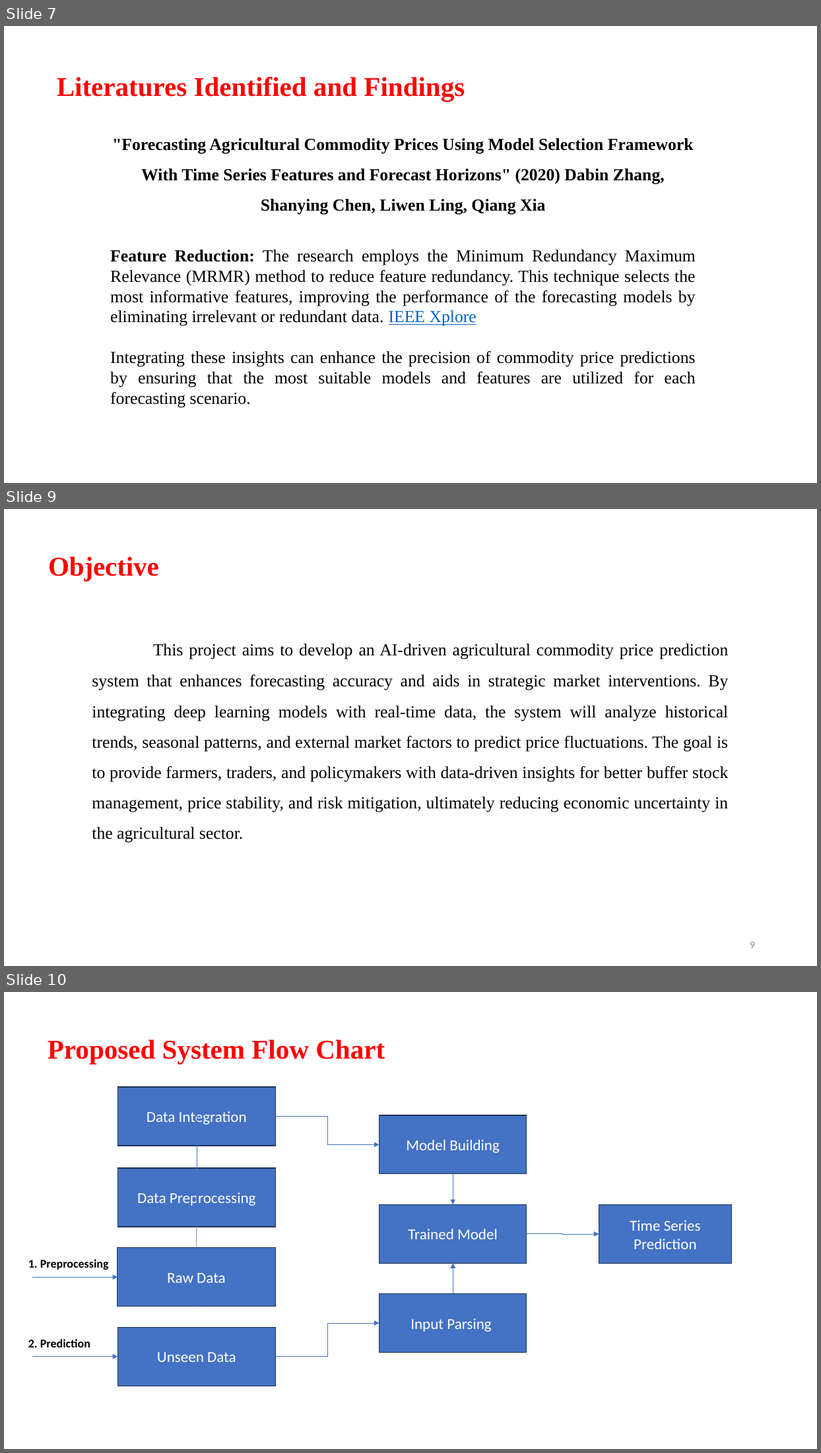
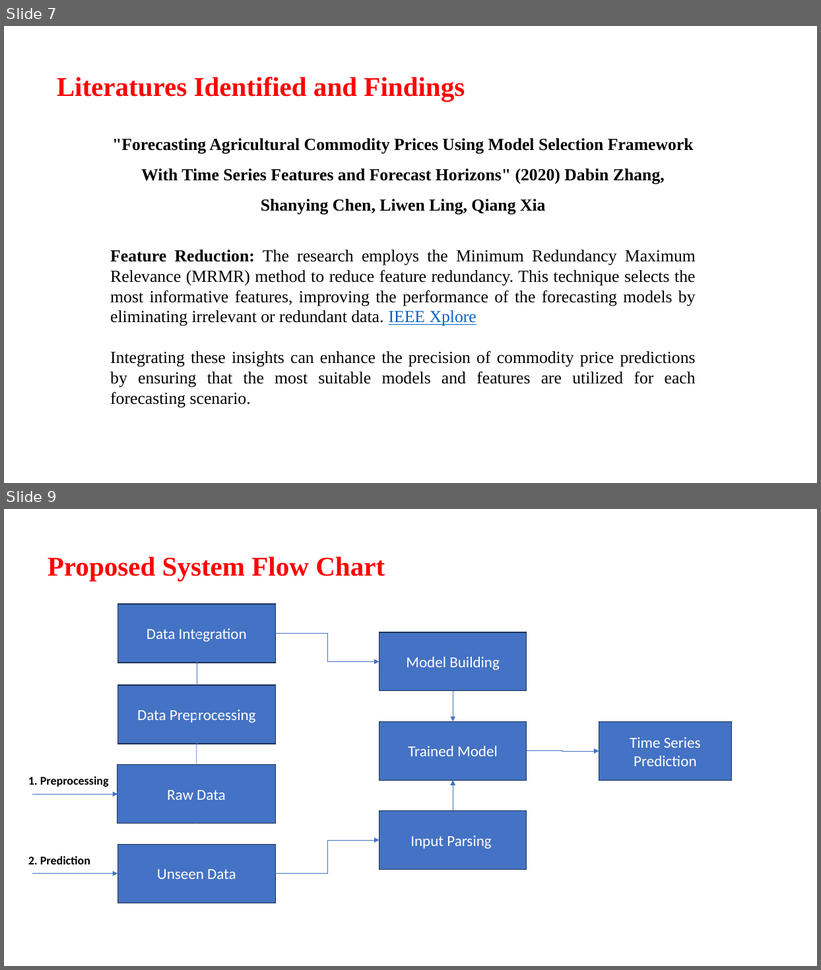
Before and after one commit to Aashif786/Coding_Assistant, a slide deck: ppts/0th Review.pptx. Shown one above the other, each under a label of ours: slides 7, 9 and 10 before the commit, slides 7 and 9 after it; the slides between them are not shown. The pictures are 821x1453 and 821x970 pixels, drawn with LibreOffice and Linux fonts; fonts in the diff are those of the drawing; background and template pictures are left out. Boxes give left, top, right and bottom in pixels: in the first picture for what was removed or moved away, otherwise in the second. Text is boxed around its words. In the diff, an @@ line names an element or a change of style, - is before the commit and + after.

```diff
--- a/ppts/0th Review.pptx
+++ b/ppts/0th Review.pptx
@@ slide 9 removed at (x1=4, y1=509, x2=817, y2=966), background picture (left out) @@
@@ text removed at (x1=48, y1=557, x2=159, y2=581) @@
-Objective
@@ text removed at (x1=92, y1=644, x2=729, y2=843) @@
-This project aims to develop an AI-driven agricultural commodity price prediction system that enhances forecasting accuracy and aids in strategic market interventions. By integrating deep learning models with real-time data, the system will analyze historical trends, seasonal patterns, and external market factors to predict price fluctuations. The goal is to provide farmers, traders, and policymakers with data-driven insights for better buffer stock management, price stability, and risk mitigation, ultimately reducing economic uncertainty in the agricultural sector.
@@ page number removed at (x1=750, y1=942, x2=755, y2=949) @@
-9
@@ what was slide 10 is now slide 9 @@
```
Also in this commit, not shown: 4 slides changed, 2 slides added, 11 other slides removed.
